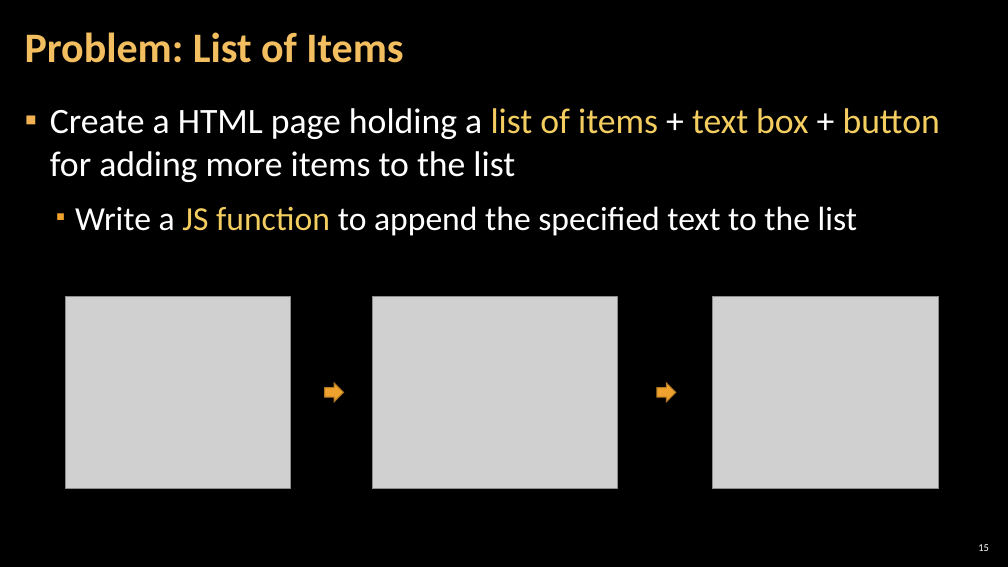
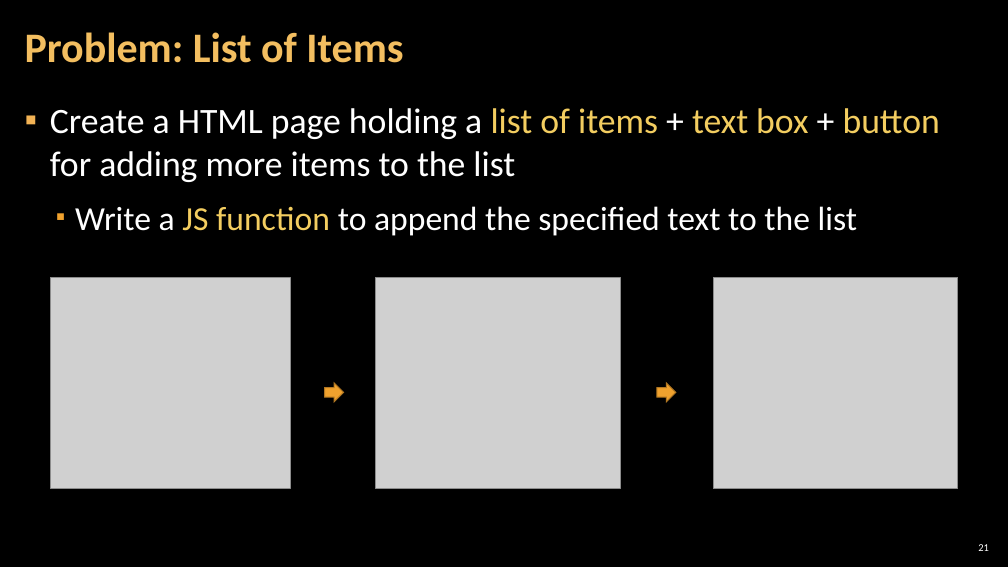
Before and after one commit to antoniaat/Front-End-Development, a slide deck: slide 21 of JavaScript_For_FrontEnd/02. JavaScript-for-Front-End-Introduction-to-DOM-and-Events/02. JavaScript-for-Front-End-Introduction-to-DOM-and-Events.pptx (slide 15 before the commit). Drawn at 1008x567 pixels with LibreOffice and Linux fonts; fonts in the diff are those of the drawing; grey boxes stand for pictures; background and template pictures are left out. Boxes give left, top, right and bottom in pixels: in the first picture for what was removed or moved away, otherwise in the second. Text is boxed around its words. In the diff, an @@ line names an element or a change of style, - is before the commit and + after.

```diff
--- a/JavaScript_For_FrontEnd/02. JavaScript-for-Front-End-Introduction-to-DOM-and-Events/02. JavaScript-for-Front-End-Introduction-to-DOM-and-Events.pptx
+++ b/JavaScript_For_FrontEnd/02. JavaScript-for-Front-End-Introduction-to-DOM-and-Events/02. JavaScript-for-Front-End-Introduction-to-DOM-and-Events.pptx
@@ picture: place and size @@
-picture at (66, 296, 290, 489)
+picture at (50, 278, 290, 489)
@@ picture: place and size @@
-picture at (372, 296, 616, 489)
+picture at (376, 278, 620, 489)
@@ picture: place and size @@
-picture at (712, 296, 938, 489)
+picture at (713, 278, 957, 489)
@@ page number at (978, 544, 989, 551): text changed @@
-15
+21
```
Also in this commit, not shown: 5 other slides changed, 6 slides added, 2 slides removed.
